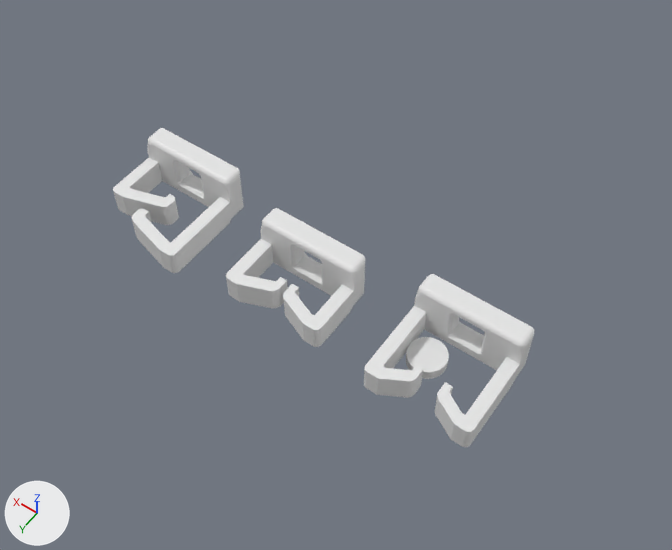
What one commit did to the Blender file blender/utils/cable_guide_type_c.blend.
Rendered twice from a 50 mm lens placed at (-63.0, 76.8, 130.8), pointed at (-3.4, -6.6, -0.3). The axes (+X, +Y, +Z) are drawn at lower left. The lights are the same throughout.

Names of what the first picture shows: 'Cylinder', 'holder', 'holder_stacked', 'holder_wide'.
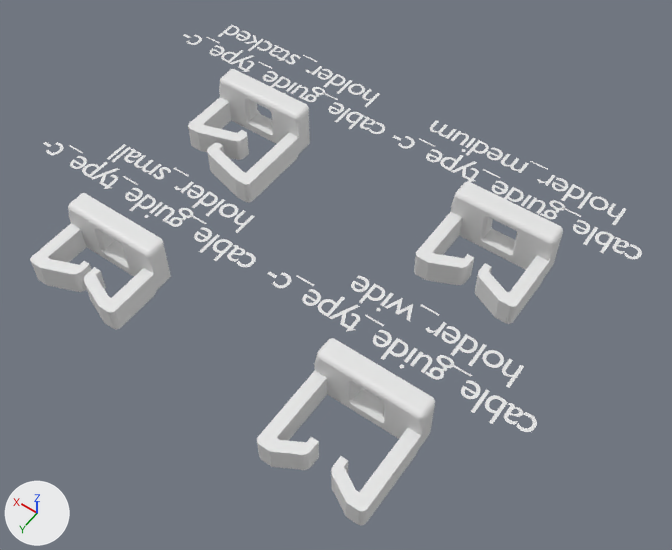
Where the change shows, as pixel boxes [x1, y1, x2, y2] in the pictures (672 x 550 px):
'holder_wide', moved: before [364, 274, 534, 447]; after [257, 338, 435, 525]
'holder', moved: before [226, 208, 365, 347]; after [30, 193, 171, 329]
'holder_stacked', moved: before [113, 128, 244, 273]; after [188, 69, 310, 203]
'holder_medium', added: after [414, 181, 563, 324]
'Text.015', added: after [268, 272, 537, 432]
'Text.002', added: after [393, 120, 642, 259]
'Text.001', added: after [43, 142, 256, 267]
'Text.003', added: after [183, 25, 385, 134]
'Cylinder', deleted: before [406, 337, 449, 379]

Edits to the bpy script that builds the scene:
```text
Add txt_label_cube_1x1_015:
    txt_label_cube_1x1_015 = bpy.data.curves.new('label_cube_1x1.015', 'FONT')
    txt_label_cube_1x1_015.body = 'cable_guide_type_c-\n    holder_wide'
    txt_label_cube_1x1_015.size = 1.04
    txt_label_cube_1x1_015.space_character = 0.9
Add txt_label_cube_1x1_003:
    txt_label_cube_1x1_003 = bpy.data.curves.new('label_cube_1x1.003', 'FONT')
    txt_label_cube_1x1_003.body = 'cable_guide_type_c-\n    holder_stacked'
    txt_label_cube_1x1_003.size = 1.04
    txt_label_cube_1x1_003.space_character = 0.9
Add txt_label_cube_1x1_002:
    txt_label_cube_1x1_002 = bpy.data.curves.new('label_cube_1x1.002', 'FONT')
    txt_label_cube_1x1_002.body = 'cable_guide_type_c-\n    holder_medium'
    txt_label_cube_1x1_002.size = 1.04
    txt_label_cube_1x1_002.space_character = 0.9
Add txt_label_cube_1x1_001:
    txt_label_cube_1x1_001 = bpy.data.curves.new('label_cube_1x1.001', 'FONT')
    txt_label_cube_1x1_001.body = 'cable_guide_type_c-\n    holder_small'
    txt_label_cube_1x1_001.size = 1.04
    txt_label_cube_1x1_001.space_character = 0.9
Change ob_holder:
    ob_holder.location: (0.0, -6.5, 4.5) -> (30.0, 10.5, 4.5)
Change ob_holder_stacked:
    ob_holder_stacked.location: (30.0, -10.0, 4.5) -> (30.0, -31.0, 4.5)
Change ob_holder_wide:
    ob_holder_wide.location: (-30.0, -9.9, 4.5) -> (-24.0, 10.1, 4.5)
Remove ob_cylinder:
    ob_cylinder = bpy.data.objects.new('Cylinder', me_cylinder)
Add ob_text_015:
    ob_text_015 = bpy.data.objects.new('Text.015', txt_label_cube_1x1_015)
    ob_text_015.parent = ob_holder_wide
    ob_text_015.location = (-54.0, -17.43, 6.719)
    ob_text_015.scale = (6.75, 6.75, 6.75)
Add ob_text_003:
    ob_text_003 = bpy.data.objects.new('Text.003', txt_label_cube_1x1_003)
    ob_text_003.parent = ob_holder_stacked
    ob_text_003.location = (36.0, -16.43, 6.719)
    ob_text_003.scale = (6.75, 6.75, 6.75)
Add ob_text_002:
    ob_text_002 = bpy.data.objects.new('Text.002', txt_label_cube_1x1_002)
    ob_text_002.parent = ob_holder_medium
    ob_text_002.location = (7.0, -12.44, 6.719)
    ob_text_002.scale = (6.75, 6.75, 6.75)
Add ob_holder_medium:
    ob_holder_medium = bpy.data.objects.new('holder_medium', me_cube_003)  # 121 vertices, 116 faces; spans x -10.0..0.0, y -5.0..5.0, z 0.0..16.4; modifiers MIRROR, BEVEL
    ob_holder_medium.location = (-24.0, -31.5, 4.5)
    ob_holder_medium.rotation_euler = (1.571, 0.0, 3.142)  # degrees (90, 0, 180)
Add ob_text_001:
    ob_text_001 = bpy.data.objects.new('Text.001', txt_label_cube_1x1_001)
    ob_text_001.parent = ob_holder
    ob_text_001.location = (-24.0, -14.44, 6.719)
    ob_text_001.scale = (6.75, 6.75, 6.75)
```
